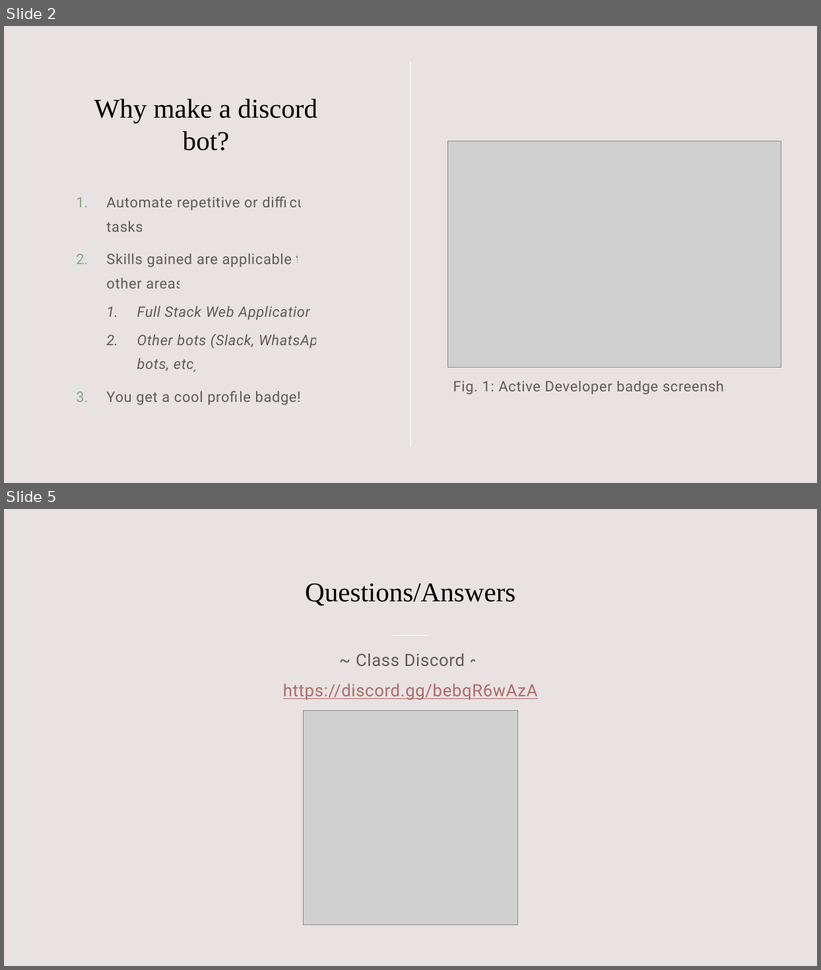
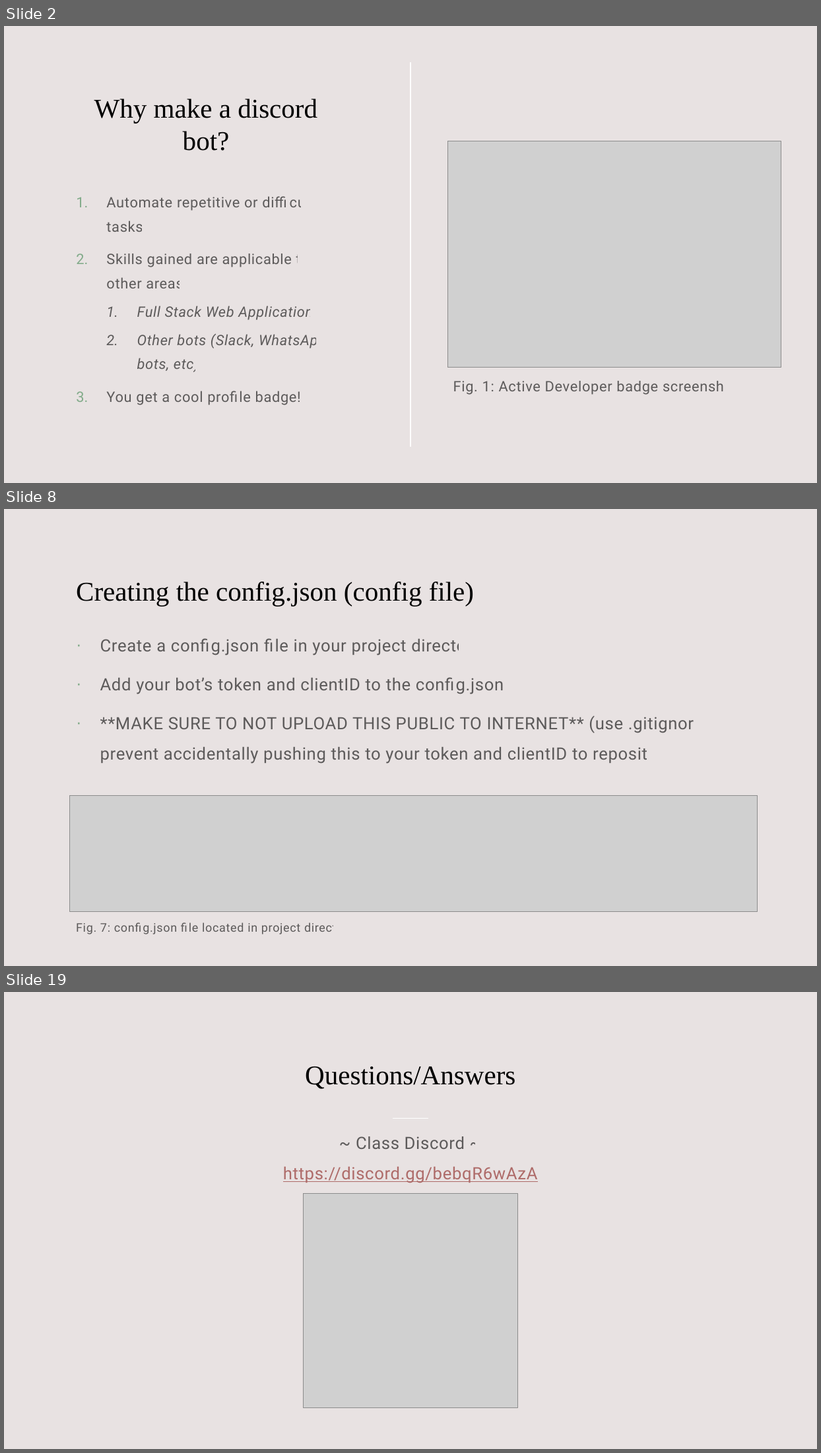
Before and after one commit to williamsantosa/cse185s-presentation, a slide deck: presentation.pptx. Shown one above the other, each under a label of ours: slides 2 and 5 before the commit, slides 2, 8 and 19 after it; the slides between them are not shown. The pictures are 821x970 and 821x1453 pixels, drawn with LibreOffice and Linux fonts; fonts in the diff are those of the drawing; grey boxes stand for pictures. Boxes give left, top, right and bottom in pixels: in the first picture for what was removed or moved away, otherwise in the second. Text is boxed around its words. In the diff, an @@ line names an element or a change of style, - is before the commit and + after.

```diff
--- a/presentation.pptx
+++ b/presentation.pptx
@@ slide 8 added at [4,509,817,966], background #E8E2E2 @@
@@ title added at [76,582,474,606], 32 pt, text #000000 @@
+Creating the config.json (config file)
@@ text added at [100,638,703,764], 20 pt, text #000000 at 60% opacity @@
+· Create a config.json file in your project directory
+· Add your bot’s token and clientID to the config.json file
+· **MAKE SURE TO NOT UPLOAD THIS PUBLIC TO INTERNET** (use .gitignore to prevent accidentally pushing this to your token and clientID to repository)
@@ picture added at [70,795,757,912] @@
@@ text added at [76,923,357,935], 14 pt, text #000000 at 60% opacity @@
+Fig. 7: config.json file located in project directory.
@@ what was slide 5 is now slide 19 @@
```
Also in this commit, not shown: 3 slides changed, 13 other slides added, 4 other files.
